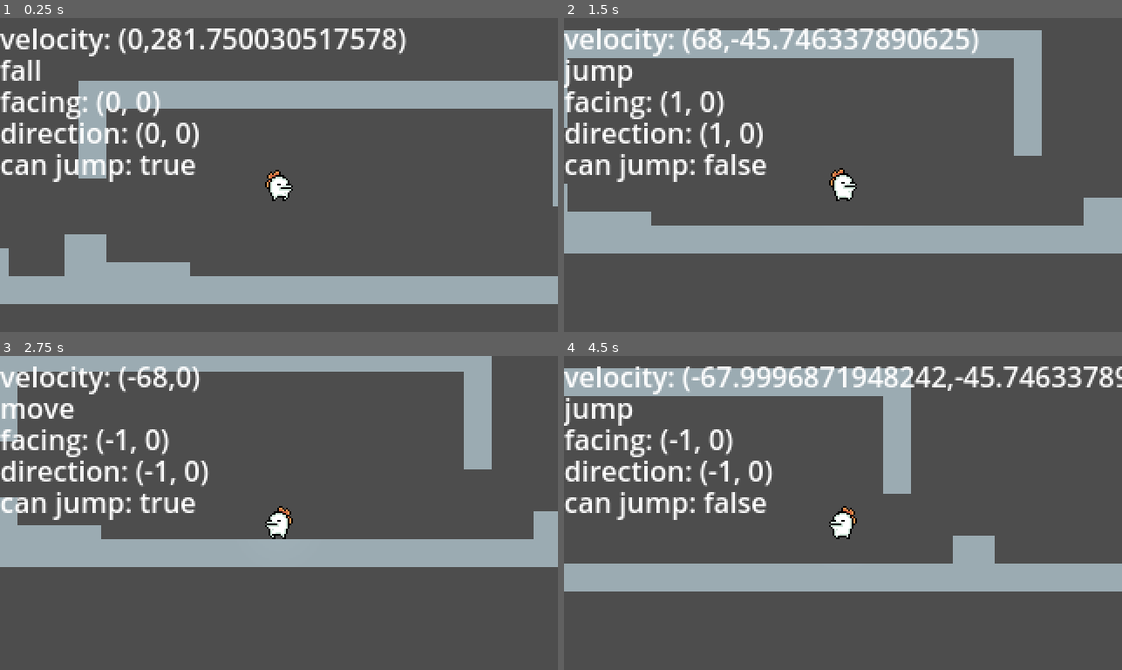
Above: before the commit, frames 1-4 (two rows, left to right).
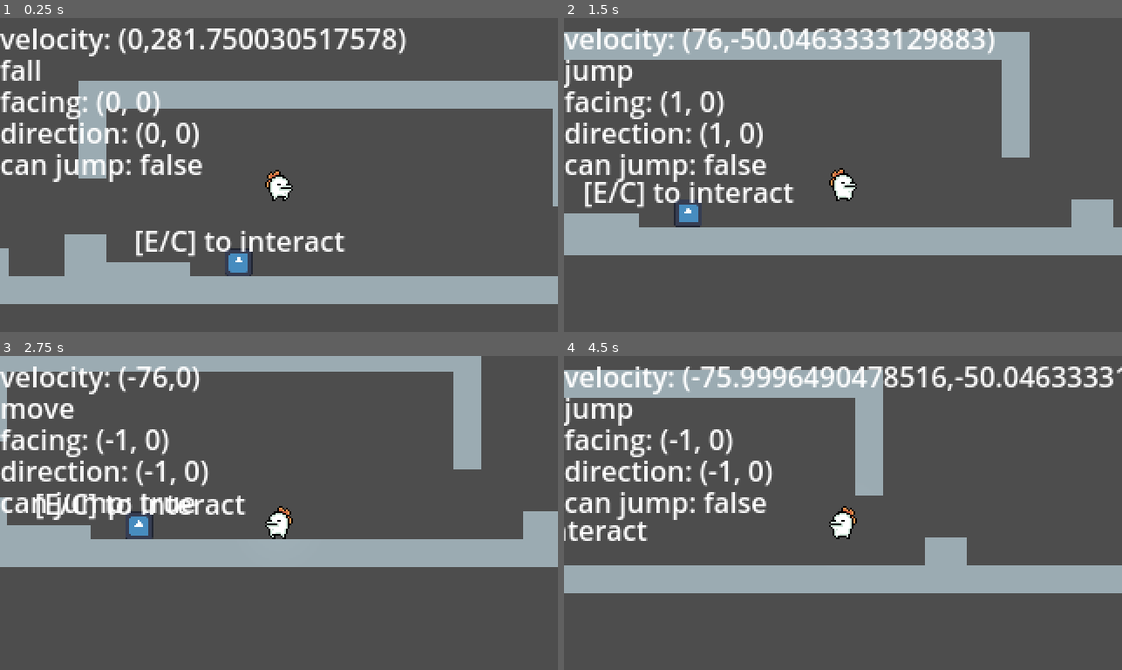
Above: after the commit, the same moments.

Repository: PromisedRain/Planeswalker
Game: Godot game, scene res://src/scenes/main.tscn
The game is run twice, just before and just after one commit, with the same random seed, the same clock (stepped at 60 frames per second) and the same inputs. The engine's default icon, where the game draws it, is replaced by a stand-in: a white triangle on a blue panel in a dark square.
Inputs:
- Up to frame 1 (0.25 s): no input
- Up to frame 2 (1.5 s): hold E (interact, bound only after the commit) 0.53-1.28 s; hold D (right) from 0.53 s (still down); tap Space (jump) at 0.77, 0.8, 1.07, 1.35 s
- Up to frame 3 (2.75 s): tap Space (jump) at 1.52, 1.82, 2.3 s; tap E (interact, bound only after the commit) at 1.55 s; release D (right) at 2.03 s; hold A (left) from 2.03 s (still down); tap C (dash) at 2.1 s
- Up to frame 4 (4.5 s): release A (left) at 2.78 s; hold D (right) 2.78-4.28 s; tap E (interact, bound only after the commit) at 2.85 s; tap Space (jump) at 3.02, 3.32, 3.77, 3.8, 4.07, 4.35 s; hold E (interact, bound only after the commit) 3.53-4.28 s; hold A (left) from 4.28 s (still down)

The runs differ from the first frame. In frame 1, 1.8% of the frame differs, in the area x 24-62%, y 43-83%; in frame 2, 6.6%; in frame 3, 3.4%; in frame 4, 8.1%, in the area x 0-100%, y 3-76%.

Commit message:
added interactionAreaComponent and interactionAreaManager
TODO: fix interaction area label not disappearing after going outside of interaction area.

Diff:
--- a/project.godot
+++ b/project.godot
@@ -18,7 +18,8 @@
 [autoload]
 
 NodeUtility="*res://src/lib/nodeUtility.gd"
-Global="*res://src/lib/global.gd"
+Global="*res://src/scenes/managers/global.gd"
+InteractionManager="*res://src/scenes/managers/interactionManager.tscn"
 
 [display]
 
@@ -65,6 +66,12 @@
 "events": [Object(InputEventKey,"resource_local_to_scene":false,"resource_name":"","device":-1,"window_id":0,"alt_pressed":false,"shift_pressed":false,"ctrl_pressed":false,"meta_pressed":false,"pressed":false,"keycode":0,"physical_keycode":67,"key_label":0,"unicode":99,"echo":false,"script":null)
 ]
 }
+interact={
+"deadzone": 0.5,
+"events": [Object(InputEventKey,"resource_local_to_scene":false,"resource_name":"","device":-1,"window_id":0,"alt_pressed":false,"shift_pressed":false,"ctrl_pressed":false,"meta_pressed":false,"pressed":false,"keycode":0,"physical_keycode":69,"key_label":0,"unicode":101,"echo":false,"script":null)
+, Object(InputEventKey,"resource_local_to_scene":false,"resource_name":"","device":-1,"window_id":0,"alt_pressed":false,"shift_pressed":false,"ctrl_pressed":false,"meta_pressed":false,"pressed":false,"keycode":0,"physical_keycode":67,"key_label":0,"unicode":99,"echo":false,"script":null)
+]
+}
 
 [layer_names]
 
--- /dev/null
+++ b/src/components/interactionAreaComponent.gd
@@ -0,0 +1,15 @@
+class_name InteractionAreaComponent
+extends Area2D
+
+@export var action: String = "Interact"
+
+var interact: Callable = func():
+	pass
+
+
+func _on_body_entered(body):
+	InteractionManager.register_area(self)
+
+
+func _on_body_exited(body):
+	InteractionManager.register_area(self)
--- /dev/null
+++ b/src/components/interactionAreaComponent.tscn
@@ -0,0 +1,9 @@
+[gd_scene load_steps=2 format=3 uid="uid://b17hm2sxc2fl3"]
+
+[ext_resource type="Script" path="res://src/components/interactionAreaComponent.gd" id="1_l3vmv"]
+
+[node name="InteractionAreaComponent" type="Area2D"]
+script = ExtResource("1_l3vmv")
+
+[connection signal="body_entered" from="." to="." method="_on_body_entered"]
+[connection signal="body_exited" from="." to="." method="_on_body_exited"]
--- a/src/scenes/gameObjects/entities/player/player.gd
+++ b/src/scenes/gameObjects/entities/player/player.gd
@@ -8,6 +8,7 @@
 
 @onready var player: CharacterBody2D = $"."
 @onready var body: Sprite2D = $Visuals/Body
+@onready var coyoteTimer: Timer = $CoyoteTimer
 
 #debug
 @onready var stateLabel: Label = $CanvasLayer/VBoxContainer/StateLabel
@@ -29,8 +30,11 @@
 var jumpInput: bool
 var dir: Vector2
 
+#timers
+const coyoteTimerDuration: float = 0.16
+
 #movement variables
-const speed: float = 68.0
+const speed: float = 76.0
 const maxSpeed: float = speed
 
 const groundAcceleration: float = 11.6
@@ -39,11 +43,11 @@
 #const halfAcceleration: float = acceleration / 1.5
 
 const groundFriction: float = 58.23
-const airResistance: float = 35.5
+const airResistance: float = 30.5
 const friction: float = groundFriction
 #const halfFriction: float = friction / 1.5
 
-const jumpSpeed: float = -275.0 # how high you jump
+const jumpSpeed: float = -285.0 # how high you jump
 const variableJumpHeightMultiplier: float = 0.43 #variable jump height multiplier when you release jump button.
 const fallSpeed: float = 250.0
 const maxFallSpeed: float = fallSpeed
@@ -220,9 +224,19 @@
 func st_enter_fall() -> void:
 	print("entering fall")
 
+	if stateMachine.previousState == Callable(self, "st_idle") || stateMachine.previousState == Callable(self, "st_move") || stateMachine.previousState == Callable(self, "st_slide"):
+		canJump = true
+		coyoteTimer.start(coyoteTimerDuration)
+	else:
+		canJump = false
+	coyoteTimer.start(coyoteTimerDuration)
+
 func st_leave_fall() -> void:
 	print("leaving fall")
 
+func _on_coyote_timer_timeout():
+	canJump = false
+
 #dash
 func st_dash(delta: float) -> Callable:
 	return Callable()
--- a/src/scenes/gameObjects/entities/player/player.tscn
+++ b/src/scenes/gameObjects/entities/player/player.tscn
@@ -112,6 +112,8 @@
 [node name="BottomLeft" type="RayCast2D" parent="WallSlideRaycasts"]
 target_position = Vector2(-7, 0)
 
+[node name="CoyoteTimer" type="Timer" parent="."]
+
 [node name="CanvasLayer" type="CanvasLayer" parent="."]
 
 [node name="VBoxContainer" type="VBoxContainer" parent="CanvasLayer"]
@@ -139,3 +141,5 @@
 [node name="CanJumpLabel" type="Label" parent="CanvasLayer/VBoxContainer"]
 layout_mode = 2
 text = "can jump"
+
+[connection signal="timeout" from="CoyoteTimer" to="." method="_on_coyote_timer_timeout"]
--- a/src/scenes/main.tscn
+++ b/src/scenes/main.tscn
@@ -2,7 +2,7 @@
 
 [ext_resource type="Script" path="res://src/scenes/main.gd" id="1_gewu3"]
 [ext_resource type="PackedScene" uid="uid://cm0lw3nd0kw7d" path="res://src/scenes/gameObjects/entities/player/player.tscn" id="2_r3rp8"]
-[ext_resource type="PackedScene" uid="uid://hkeot3pu0jvn" path="res://src/scenes/volume1/room1.tscn" id="3_w3bbo"]
+[ext_resource type="PackedScene" uid="uid://hkeot3pu0jvn" path="res://src/scenes/volume1/rooms/room0.tscn" id="3_w3bbo"]
 [ext_resource type="Script" path="res://src/scenes/mainCamera.gd" id="4_2ats6"]
 
 [node name="Main" type="Node"]
@@ -19,7 +19,11 @@
 
 [node name="Volumes" type="Node2D" parent="."]
 
-[node name="Room1" parent="Volumes" instance=ExtResource("3_w3bbo")]
+[node name="Volume1" type="Node2D" parent="Volumes"]
+
+[node name="Rooms" type="Node2D" parent="Volumes/Volume1"]
+
+[node name="Room1" parent="Volumes/Volume1/Rooms" instance=ExtResource("3_w3bbo")]
 
 [node name="MainCamera" type="Node2D" parent="."]
 script = ExtResource("4_2ats6")
--- /dev/null
+++ b/src/scenes/managers/interactionManager.gd
@@ -0,0 +1,47 @@
+extends Node
+
+
+@onready var player = NodeUtility.get_player()
+@onready var interactLabel = $InteractLabel
+
+const baseInteractText: String = "[E/C] to interact"
+const interactLabelZIndex = 20
+const interactLabelOffset = 32
+
+var registeredAreas = []
+var canInteract: bool = true
+
+func register_area(area: InteractionAreaComponent) -> void:
+	registeredAreas.push_back(area)
+
+func unregister_area(area: InteractionAreaComponent) -> void:
+	var areaIndex = registeredAreas.find(area)
+	if areaIndex != -1:
+		registeredAreas.remove_at(areaIndex)
+
+func _process(delta):
+	interactLabel.z_index = interactLabelZIndex
+	if registeredAreas.size() > 0 && canInteract:
+		registeredAreas.sort_custom(_sort_by_distance_to_player)
+		interactLabel.text = baseInteractText
+		interactLabel.global_position = registeredAreas[0].global_position
+		interactLabel.global_position.y -= interactLabelOffset
+		interactLabel.global_position.x -= interactLabel.size.x / 2
+		interactLabel.show()
+	else:
+		interactLabel.hide()
+
+func _sort_by_distance_to_player(area1: InteractionAreaComponent, area2: InteractionAreaComponent) -> bool:
+	var area1ToPlayer = player.global_position.distance_squared_to(area1.global_position)
+	var area2ToPlayer = player.global_position.distance_squared_to(area2.global_position)
+	return area1ToPlayer < area2ToPlayer
+
+func _input(event):
+	if event.is_action_pressed("interact") && canInteract:
+		if registeredAreas.size() > 0:
+			canInteract = false
+			interactLabel.hide()
+
+			await registeredAreas[0].interact.call()
+
+			canInteract = true
--- /dev/null
+++ b/src/scenes/managers/interactionManager.tscn
@@ -0,0 +1,16 @@
+[gd_scene load_steps=2 format=3 uid="uid://c5ga5mi4rv01r"]
+
+[ext_resource type="Script" path="res://src/scenes/managers/interactionManager.gd" id="1_0mw0s"]
+
+[node name="InteractionManager" type="Node"]
+script = ExtResource("1_0mw0s")
+
+[node name="InteractLabel" type="Label" parent="."]
+anchors_preset = 5
+anchor_left = 0.5
+anchor_right = 0.5
+offset_left = -20.0
+offset_right = 20.0
+offset_bottom = 23.0
+grow_horizontal = 2
+text = "placeholder"
--- a/src/scenes/volume1/room1.tscn
+++ b/src/scenes/volume1/rooms/room0.tscn
@@ -1,7 +1,8 @@
-[gd_scene load_steps=6 format=3 uid="uid://hkeot3pu0jvn"]
+[gd_scene load_steps=7 format=3 uid="uid://hkeot3pu0jvn"]
 
 [ext_resource type="Texture2D" uid="uid://dwhxvmbxgmg1f" path="res://src/media/environment/tilesets/gray8x8.png" id="1_kgahj"]
 [ext_resource type="Texture2D" uid="uid://h37voowtdgto" path="res://src/media/environment/tilesets/baseTileset8x8.png" id="2_hwey0"]
+[ext_resource type="PackedScene" uid="uid://die2cxin47g0l" path="res://src/testing/scenes/gameObjects/testInteraction/testInteraction.tscn" id="3_gkkw8"]
 
 [sub_resource type="TileSetAtlasSource" id="TileSetAtlasSource_1dv2h"]
 texture = ExtResource("1_kgahj")
@@ -36,9 +37,12 @@
 sources/0 = SubResource("TileSetAtlasSource_1dv2h")
 sources/1 = SubResource("TileSetAtlasSource_sevgq")
 
-[node name="Room1" type="Node2D"]
+[node name="Room0" type="Node2D"]
 
 [node name="TileMap" type="TileMap" parent="."]
 tile_set = SubResource("TileSet_e0gqs")
 format = 2
 layer_0/tile_data = PackedInt32Array(131069, 1, 0, 131070, 1, 0, 131071, 1, 0, 65536, 1, 0, 65537, 1, 0, 65538, 1, 0, 6 …(4303 unchanged characters)…
+
+[node name="TestInteraction" parent="." instance=ExtResource("3_gkkw8")]
+position = Vector2(-60, 0)
--- /dev/null
+++ b/src/testing/scenes/gameObjects/testInteraction/testInteraction.gd
@@ -0,0 +1,10 @@
+extends Node2D
+
+@onready var interactionAreaComponent: InteractionAreaComponent = $InteractionAreaComponent
+
+
+func _ready() -> void:
+	interactionAreaComponent.interact = Callable(self, "on_interact")
+
+func on_interact() -> void:
+	print("interacteddddd")
--- /dev/null
+++ b/src/testing/scenes/gameObjects/testInteraction/testInteraction.tscn
@@ -0,0 +1,22 @@
+[gd_scene load_steps=5 format=3 uid="uid://die2cxin47g0l"]
+
+[ext_resource type="Script" path="res://src/testing/scenes/gameObjects/testInteraction/testInteraction.gd" id="1_cjxtw"]
+[ext_resource type="Texture2D" uid="uid://b284suiag4hae" path="res://icon.svg" id="2_qpf5m"]
+[ext_resource type="PackedScene" uid="uid://b17hm2sxc2fl3" path="res://src/components/interactionAreaComponent.tscn" id="3_2plhl"]
+
+[sub_resource type="RectangleShape2D" id="RectangleShape2D_2r77u"]
+size = Vector2(48, 32)
+
+[node name="TestInteraction" type="Node2D"]
+script = ExtResource("1_cjxtw")
+
+[node name="Sprite2D" type="Sprite2D" parent="."]
+position = Vector2(0, -8)
+scale = Vector2(0.125, 0.125)
+texture = ExtResource("2_qpf5m")
+
+[node name="InteractionAreaComponent" parent="." instance=ExtResource("3_2plhl")]
+
+[node name="CollisionShape2D" type="CollisionShape2D" parent="InteractionAreaComponent"]
+position = Vector2(0, -16)
+shape = SubResource("RectangleShape2D_2r77u")
Renamed: src/lib/global.gd -> src/scenes/managers/global.gd
